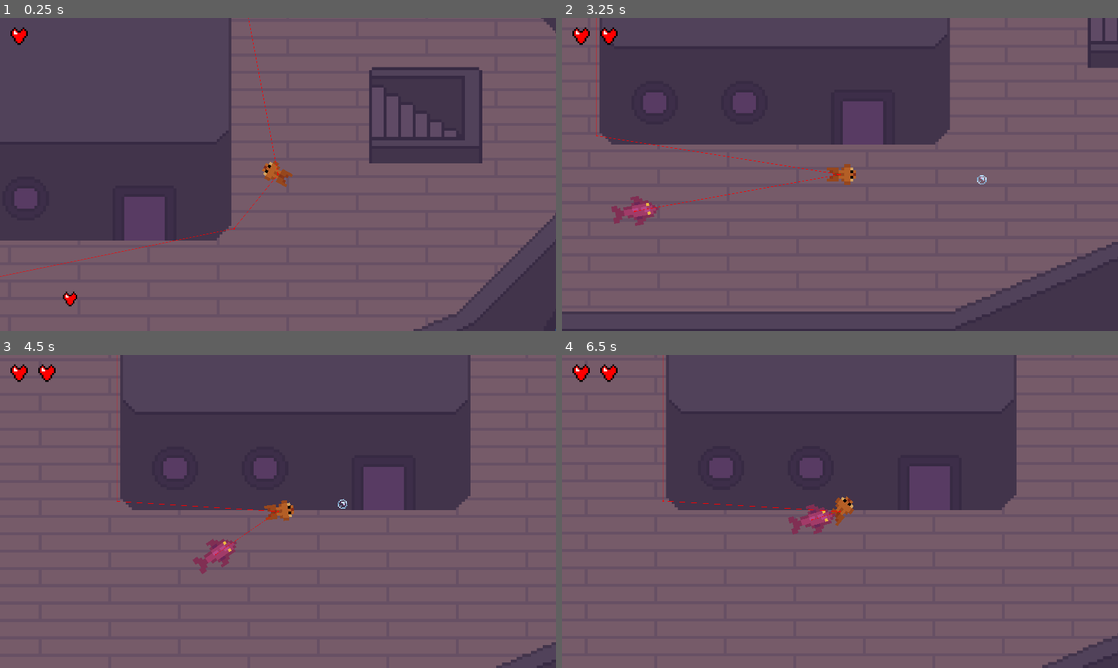
Above: before the commit, frames 1-4 (two rows, left to right).
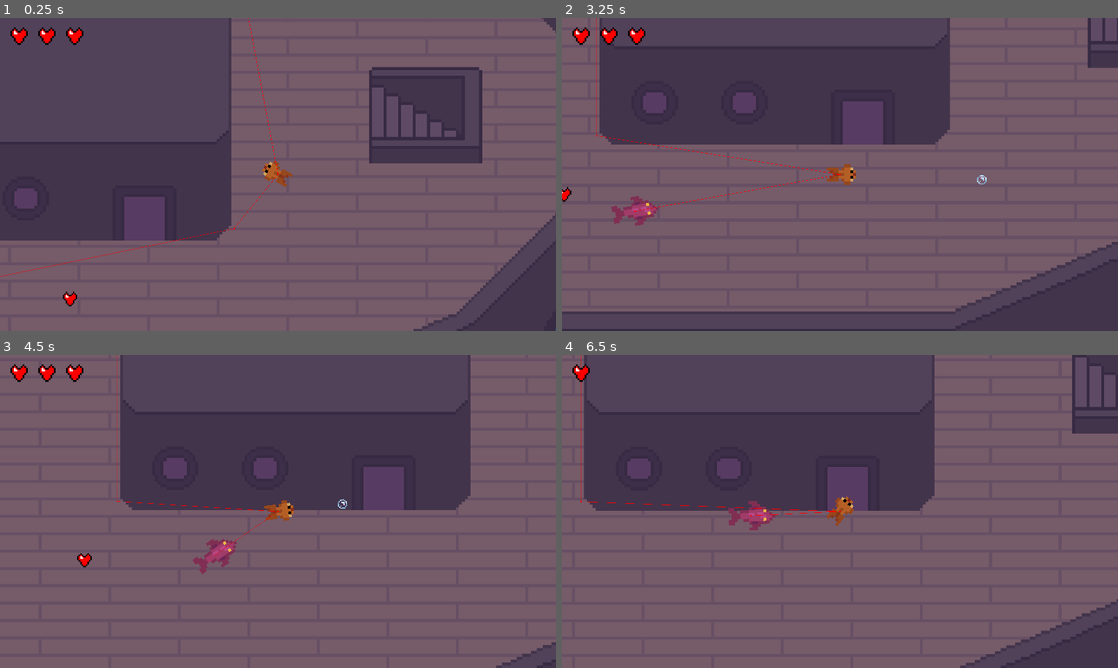
Above: after the commit, the same moments.

Repository: canaryincoalmine/Fish-Society-and-its-Bubbles
Game: Godot game, scene res://Code/Screens/Level 1.tscn
Two runs of this game, one before a commit and one after it. Both use one fixed random seed, a clock stepped at 60 frames per second and the inputs below.
Inputs (mouse positions are in pixels of both pictures, inside the frame that each line leads up to):
- Up to frame 1 (0.25 s): no input
- Up to frame 2 (3.25 s): move the mouse to (812, 237) at 0.52 s; tap Space (dash) at 0.6, 2.1 s; move the mouse to (1006, 221) at 1.27 s; click (1006, 221) at 1.35 s; move the mouse to (673, 127) at 2.02 s; move the mouse to (867, 174) at 2.77 s; click (867, 174) at 2.85 s
- Up to frame 3 (4.5 s): move the mouse to (194, 433) at 3.52 s; tap Space (dash) at 3.6 s; move the mouse to (400, 495) at 4.27 s; click (400, 495) at 4.35 s
- Up to frame 4 (6.5 s): move the mouse to (728, 527) at 5.02 s; tap Space (dash) at 5.1 s; move the mouse to (895, 442) at 5.77 s; click (895, 442) at 5.85 s

The runs differ from the first frame. In frame 1, 0.2% of the frame differs, in the area x 6-15%, y 2-9%; in frame 2, 0.2%; in frame 3, 0.2%; in frame 4, 18%, in the area x 3-100%, y 0-100%.

Commit message:
implemented player health and death

Diff:
--- a/Code/Enemies/Cod/Cod.tscn
+++ b/Code/Enemies/Cod/Cod.tscn
@@ -57,3 +57,11 @@
 
 [node name="NavigationAgent2D" type="NavigationAgent2D" parent="."]
 debug_enabled = true
+
+[node name="Area2D" type="Area2D" parent="."]
+collision_layer = 4
+collision_mask = 2
+
+[node name="CollisionShape2D" type="CollisionShape2D" parent="Area2D"]
+position = Vector2(-0.5, 0)
+shape = SubResource("RectangleShape2D_qtx78")
--- a/Code/Player/Player.tscn
+++ b/Code/Player/Player.tscn
@@ -149,7 +149,16 @@
 position = Vector2(1, 0)
 shape = SubResource("RectangleShape2D_1y14a")
 
+[node name="EnemyCollisionDetector" type="Area2D" parent="."]
+collision_layer = 2
+collision_mask = 4
+
+[node name="CollisionShape2D" type="CollisionShape2D" parent="EnemyCollisionDetector"]
+position = Vector2(1, 0)
+shape = SubResource("RectangleShape2D_1y14a")
+
 [connection signal="ready" from="." to="." method="_on_ready"]
 [connection signal="timeout" from="ShootTimer" to="." method="_on_timer_timeout"]
 [connection signal="timeout" from="WalkSoundTimer" to="." method="_on_walk_sound_timer_timeout"]
 [connection signal="timeout" from="DashTimer" to="." method="_on_dash_timer_timeout"]
+[connection signal="area_entered" from="EnemyCollisionDetector" to="." method="_on_enemy_collision_detector_area_entered"]
--- a/Code/Player/player.gd
+++ b/Code/Player/player.gd
@@ -6,7 +6,8 @@
 
 var reloaded = true
 var dash_available = true
-var health = 1
+var health = 3
+var max_health = 3
 
 var id = "player"
 
@@ -81,8 +82,11 @@
 	$WalkSoundTimer.start()
 
 func receiveHP(amount):
-	health += amount
+	var new_health = health + amount
+	health = min(max_health, new_health)
 	Global.hud.update_simple(health)
+
+
 
 
 func _on_dash_timer_timeout():
@@ -91,3 +95,21 @@
 
 func _on_ready():
 	Global.player = self
+
+
+
+func _on_enemy_collision_detector_area_entered(area):
+	if area.has_method("get_parent"):
+		var enemy = area.get_parent()
+		if "id" in enemy and enemy.id == "enemy":
+			var direction = (position - enemy.position).normalized()
+			velocity += direction * 1000
+			print("collided with enemy")
+			take_damage(1)
+
+func take_damage(damage):
+	var new_health = health - damage
+	health = max(new_health, 0)
+	Global.hud.update_simple(health)
+	if (health == 0):
+		queue_free()
--- a/Code/Screens/Level 1.tscn
+++ b/Code/Screens/Level 1.tscn
@@ -122,3 +122,6 @@
 
 [node name="Heart" parent="." instance=ExtResource("14_frw6p")]
 position = Vector2(234, 812)
+
+[node name="Heart2" parent="." instance=ExtResource("14_frw6p")]
+position = Vector2(-542, 772)
--- a/Code/Screens/heart_container.gd
+++ b/Code/Screens/heart_container.gd
@@ -4,7 +4,7 @@
 # Called when the node enters the scene tree for the first time.
 func _ready():
 	Global.hud = self
-	update_simple(1)
+	update_simple(3)
 
 
 # Called every frame. 'delta' is the elapsed time since the previous frame.
--- a/Code/Screens/hud.tscn
+++ b/Code/Screens/hud.tscn
@@ -24,11 +24,3 @@
 [node name="3" type="TextureRect" parent="HeartContainer"]
 layout_mode = 2
 texture = ExtResource("1_enqvv")
-
-[node name="4" type="TextureRect" parent="HeartContainer"]
-layout_mode = 2
-texture = ExtResource("1_enqvv")
-
-[node name="5" type="TextureRect" parent="HeartContainer"]
-layout_mode = 2
-texture = ExtResource("1_enqvv")
Not shown, added: Sprites/Icons/Menus/Game Over-1.png(1).png.import
Not shown, added: Sprites/Icons/Menus/Play Button.png.png.import
Not shown, added: Sprites/Icons/Menus/Replay Button.png.png.import
Not shown, added: Sprites/Icons/Menus/Selected Play Button.png.png.import
Not shown, added: Sprites/Icons/Menus/Selected Replay Button.png.png.import
Not shown, added: Sprites/Icons/Menus/Title-1.png(1).png.import
Not shown, added: Sprites/Maps/Level2/Level 2 top layer.png.import
Not shown, added: Sprites/Maps/Level2/Level 2.png.import
